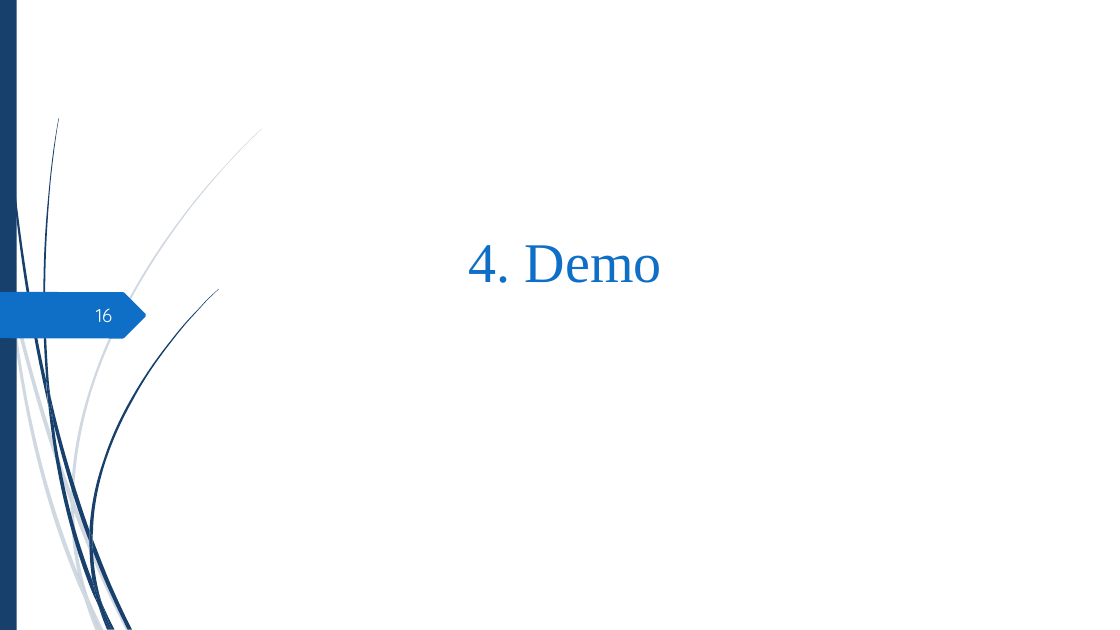
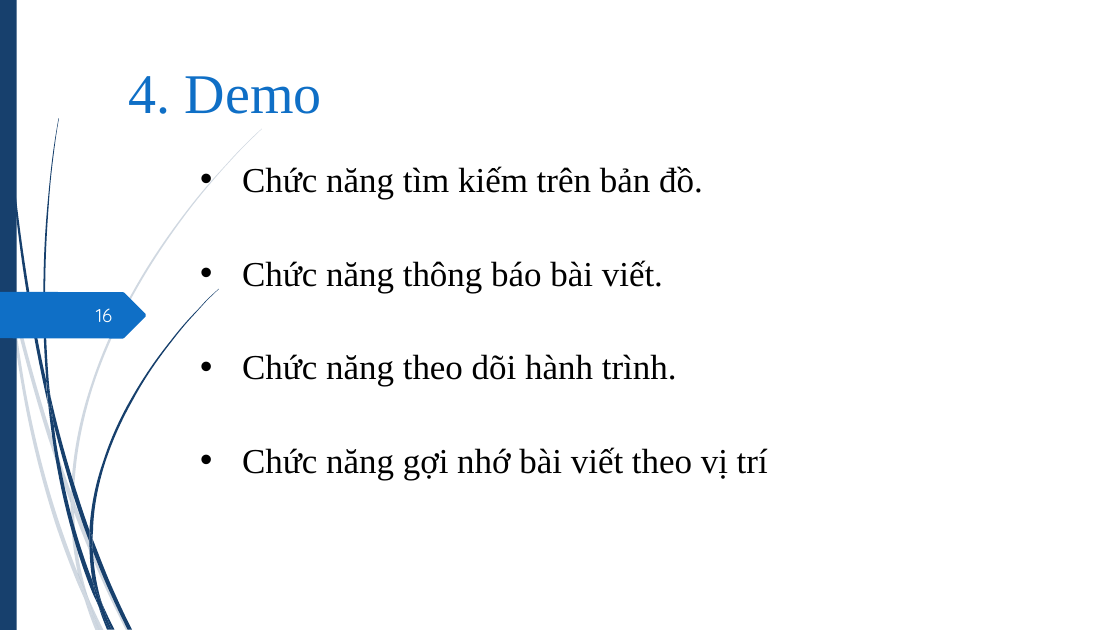
Before and after one commit to hvngoc/Presentation, a slide deck: slide 16 of slide 2.pptx. Drawn at 1120x630 pixels with LibreOffice and Linux fonts; fonts in the diff are those of the drawing. Boxes give left, top, right and bottom in pixels: in the first picture for what was removed or moved away, otherwise in the second. Text is boxed around its words. In the diff, an @@ line names an element or a change of style, - is before the commit and + after.

```diff
--- a/slide 2.pptx
+++ b/slide 2.pptx
@@ text "4. Demo" moved from (x1=469, y1=245, x2=662, y2=283) to (x1=129, y1=76, x2=322, y2=114) @@
@@ text added at (x1=242, y1=166, x2=703, y2=199), 30 pt, text #000000 @@
+• Chức năng tìm kiếm trên bản đồ.
@@ text added at (x1=242, y1=260, x2=663, y2=293), 30 pt, text #000000 @@
+• Chức năng thông báo bài viết.
@@ text added at (x1=242, y1=354, x2=677, y2=387), 30 pt, text #000000 @@
+• Chức năng theo dõi hành trình.
@@ text added at (x1=242, y1=447, x2=768, y2=480), 30 pt, text #000000 @@
+• Chức năng gợi nhớ bài viết theo vị trí
```
Also in this commit, not shown: 15 other slides changed.
